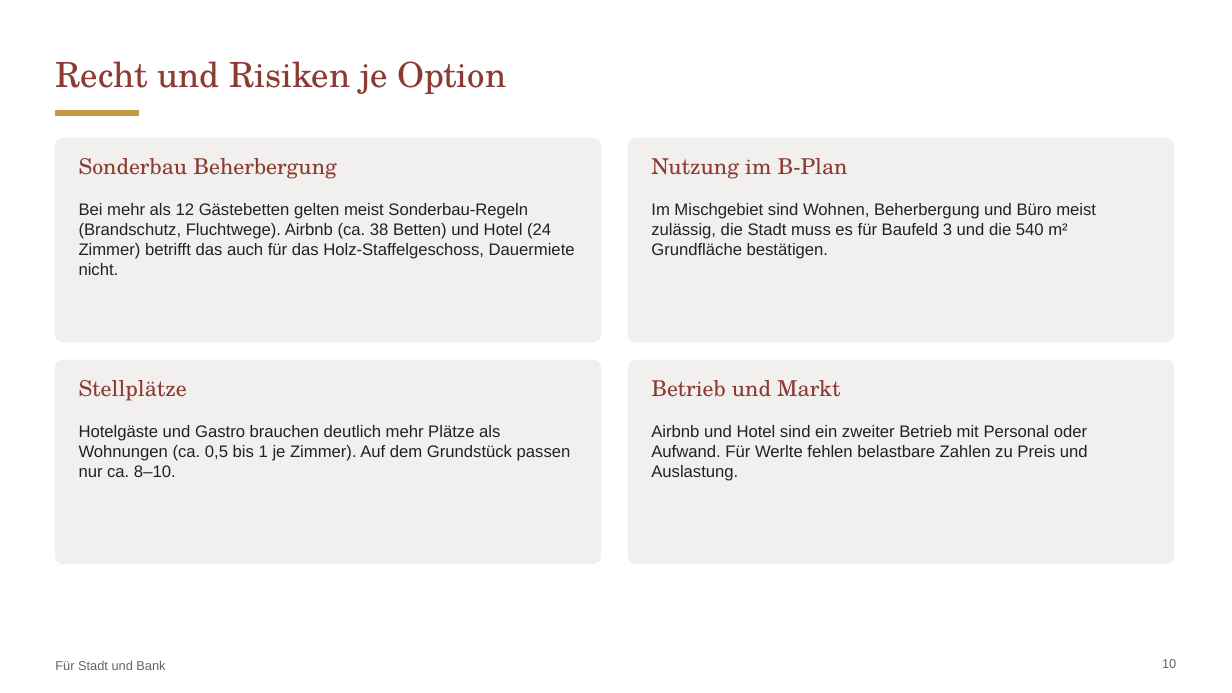
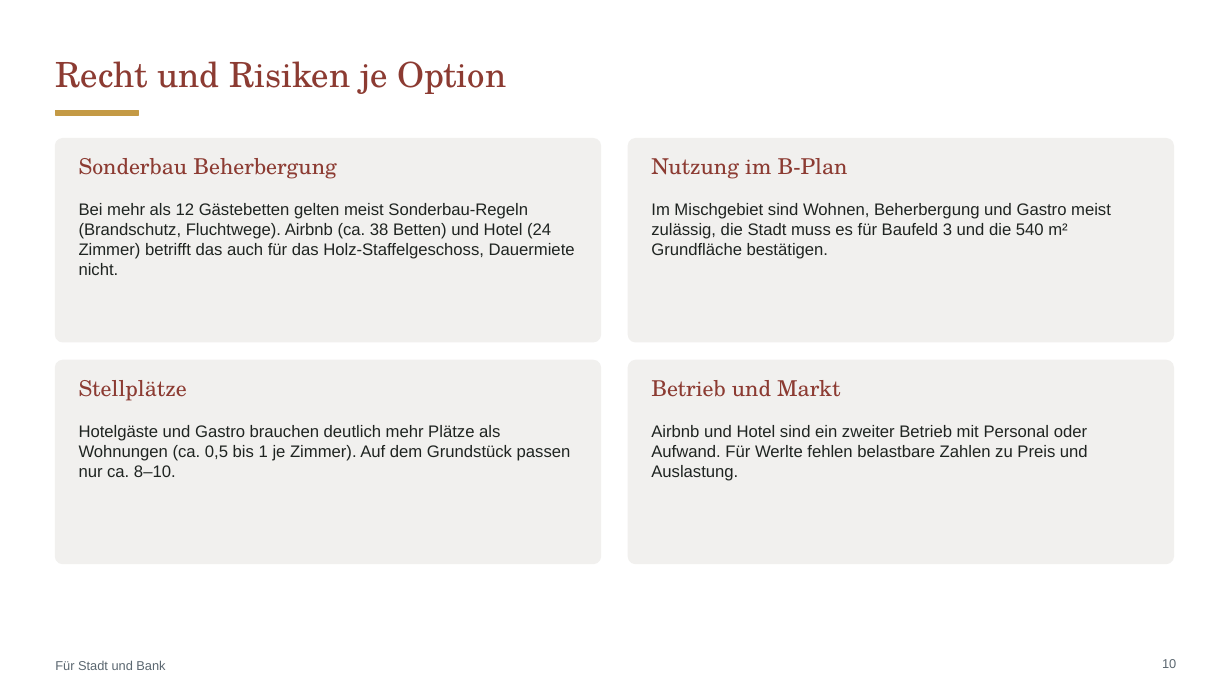
Before and after one commit to CartoonUsername/bau-projekt, a slide deck: slide 10 of praesentation/Neue-Mitte-Werlte_Baufeld3_Optionen-Dauermiete-Airbnb-Hotel.pptx. Drawn at 1232x693 pixels with LibreOffice and Linux fonts; fonts in the diff are those of the drawing. Boxes give left, top, right and bottom in pixels: in the first picture for what was removed or moved away, otherwise in the second. Text is boxed around its words. In the diff, an @@ line names an element or a change of style, - is before the commit and + after.

```diff
--- a/praesentation/Neue-Mitte-Werlte_Baufeld3_Optionen-Dauermiete-Airbnb-Hotel.pptx
+++ b/praesentation/Neue-Mitte-Werlte_Baufeld3_Optionen-Dauermiete-Airbnb-Hotel.pptx
@@ text at [651,203,1111,259]: text changed @@
-Im Mischgebiet sind Wohnen, Beherbergung und Büro meist zulässig, die Stadt muss es für Baufeld 3 und die 540 m² Grundfläche bestätigen.
+Im Mischgebiet sind Wohnen, Beherbergung und Gastro meist zulässig, die Stadt muss es für Baufeld 3 und die 540 m² Grundfläche bestätigen.
```
Also in this commit, not shown: 7 other slides changed, 26 other files.
